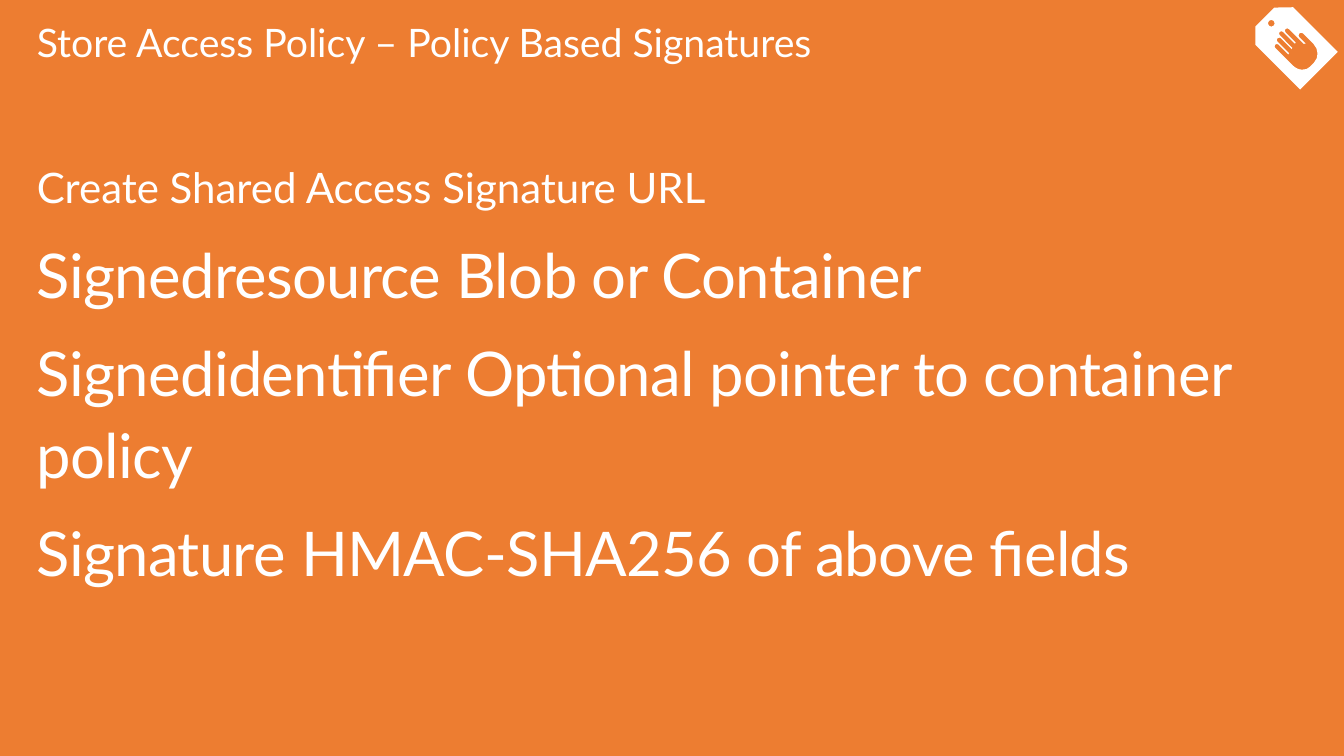
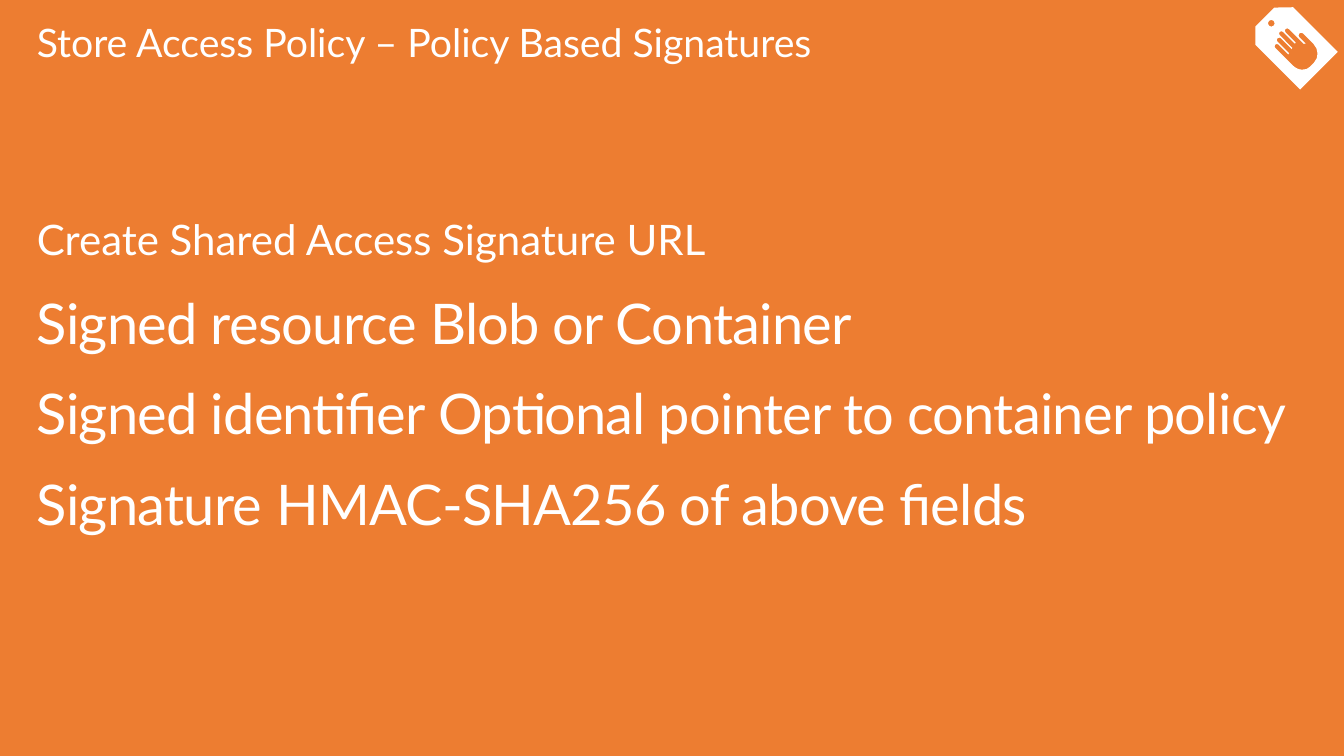
Before and after one commit to sack212/BasicAzureCamp, a slide deck: slide 35 of Data-Storage/Data-Storage.pptx (slide 34 before the commit). Drawn at 1344x756 pixels with LibreOffice and Linux fonts; fonts in the diff are those of the drawing. Boxes give left, top, right and bottom in pixels: in the first picture for what was removed or moved away, otherwise in the second. Text is boxed around its words. In the diff, an @@ line names an element or a change of style, - is before the commit and + after.

```diff
--- a/Data-Storage/Data-Storage.pptx
+++ b/Data-Storage/Data-Storage.pptx
@@ text at (37, 302, 1286, 444): text changed; size 44 to 40 pt @@
-  Signedresource Blob or Container
-  Signedidentifier Optional pointer to container policy
+  Signed resource Blob or Container
+  Signed identifier Optional pointer to container policy
@@ text at (37, 483, 1027, 535): size 44 to 40 pt in "Signature HMAC-SHA256 of above fields" @@
```
Also in this commit, not shown: 13 other slides changed, 7 slides added, 1 slide removed.
